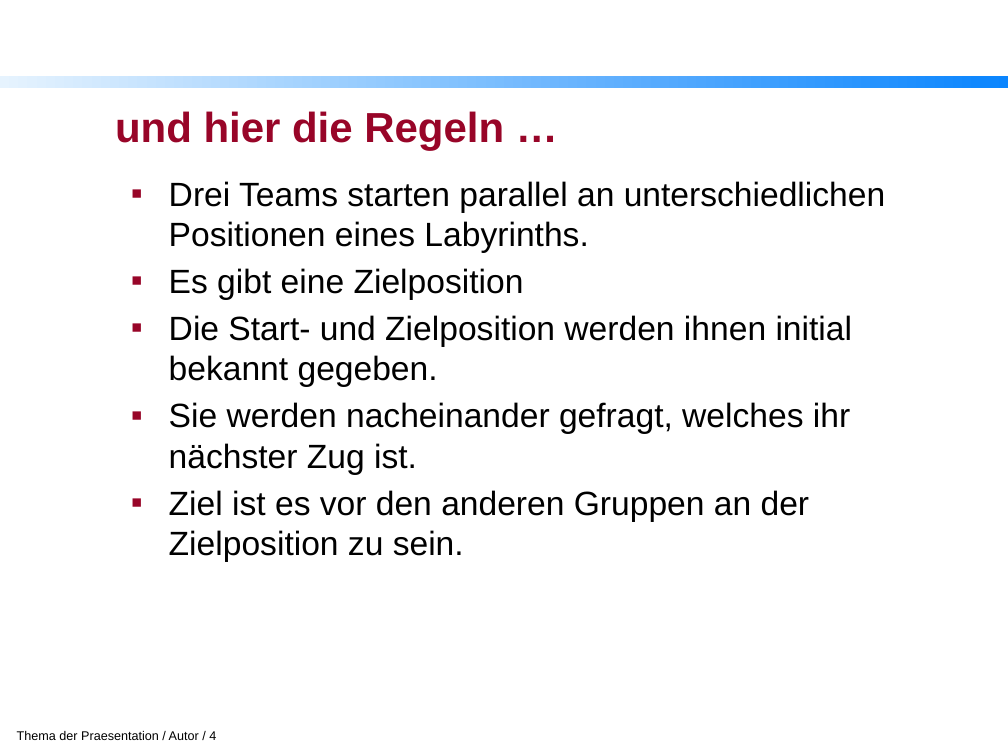
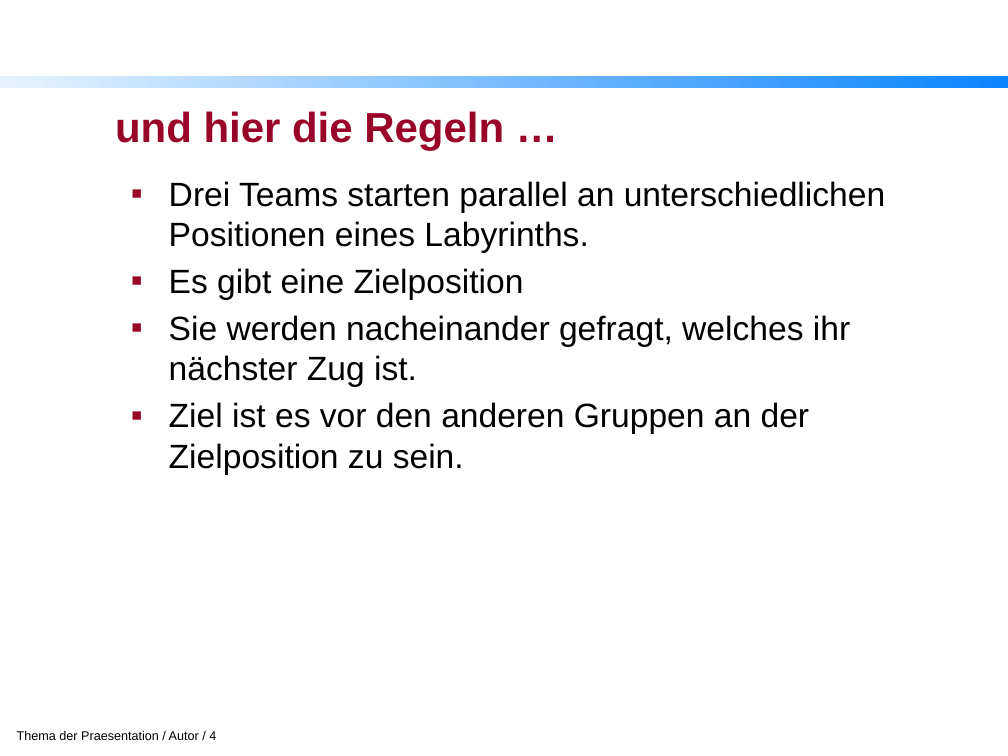
Before and after one commit to ketos/python_rob, a slide deck: slide 4 of doc/presentation.pptx. Drawn at 1008x756 pixels with LibreOffice and Linux fonts; fonts in the diff are those of the drawing; background and template pictures are left out. Boxes give left, top, right and bottom in pixels: in the first picture for what was removed or moved away, otherwise in the second. Text is boxed around its words. In the diff, an @@ line names an element or a change of style, - is before the commit and + after.

```diff
--- a/doc/presentation.pptx
+++ b/doc/presentation.pptx
@@ text at box(169, 315, 853, 387): paragraph removed @@
-▪ Die Start- und Zielposition werden ihnen initial bekannt gegeben.
```
Also in this commit, not shown: 3 other slides changed, 1 other file.
